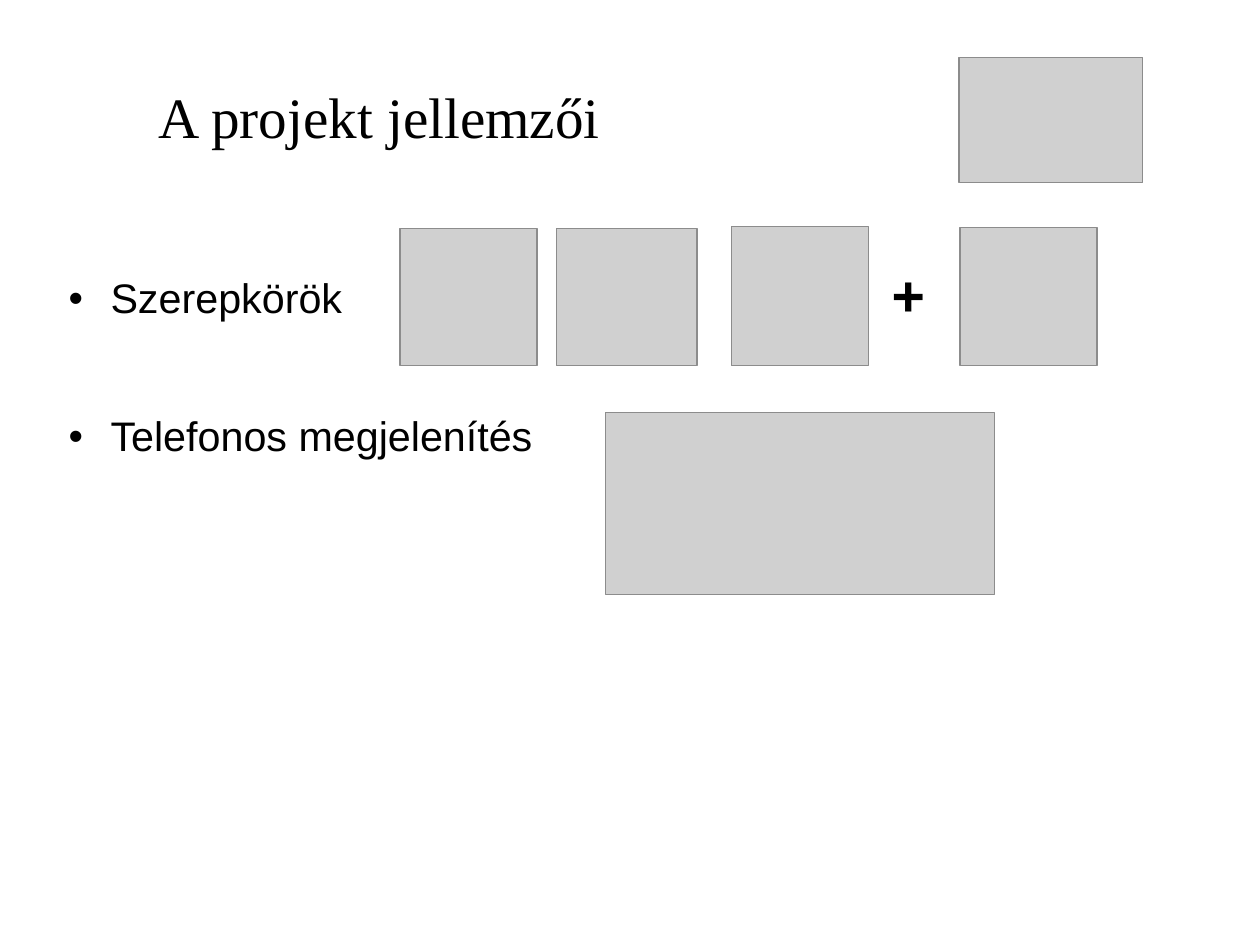
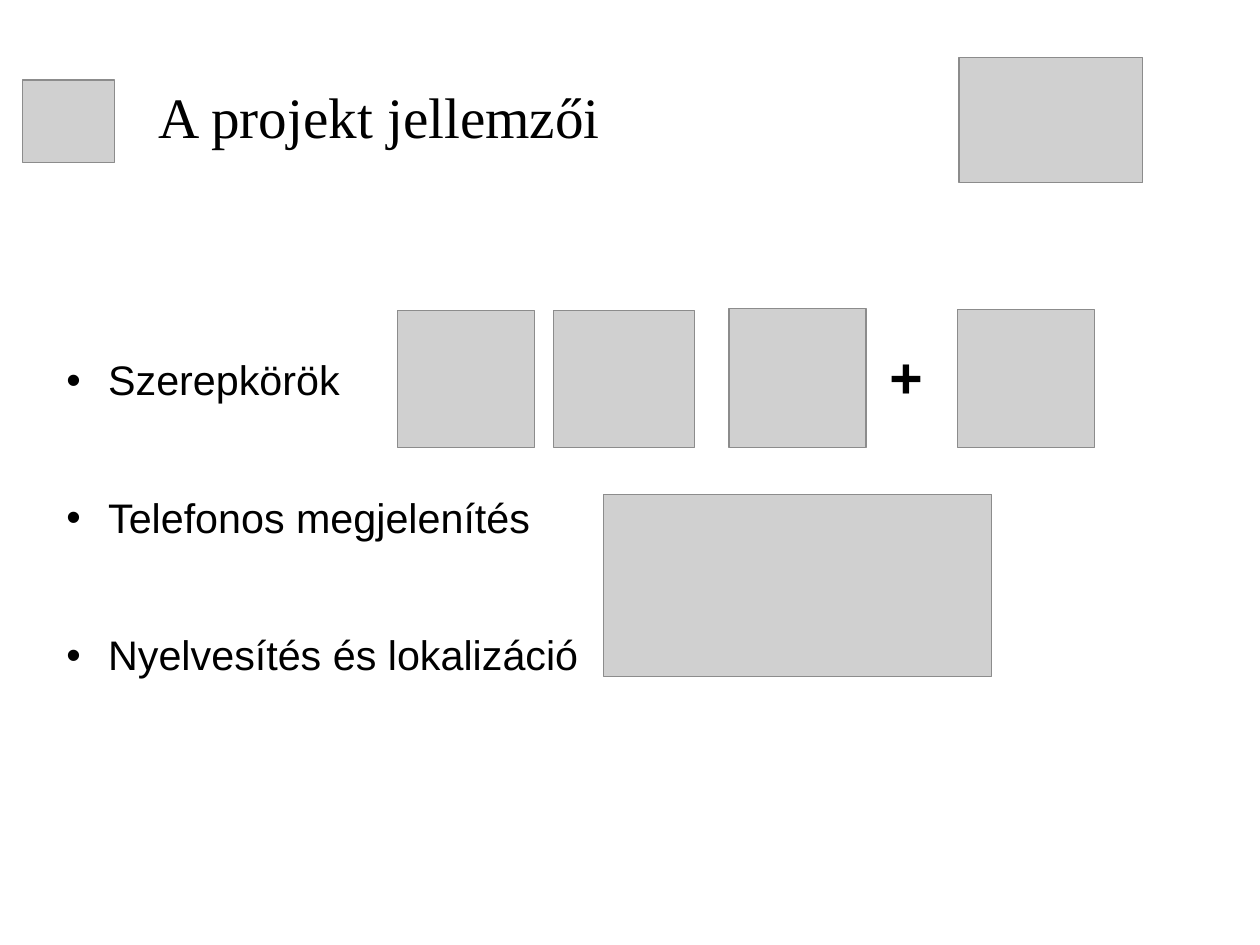
Before and after one commit to necrology27/babybook, a slide deck: slide 6 of prezentation/1. LeadingSoft_projekt.ppt. Drawn at 1260x945 pixels with LibreOffice and Linux fonts; fonts in the diff are those of the drawing; grey boxes stand for pictures; background and template pictures are left out. Boxes give left, top, right and bottom in pixels: in the first picture for what was removed or moved away, otherwise in the second. Text is boxed around its words. In the diff, an @@ line names an element or a change of style, - is before the commit and + after.

```diff
--- a/prezentation/1. LeadingSoft_projekt.ppt
+++ b/prezentation/1. LeadingSoft_projekt.ppt
@@ picture added at bbox=[23, 80, 114, 162] @@
@@ picture: place and size @@
-picture at bbox=[732, 226, 869, 366]
+picture at bbox=[729, 309, 867, 448]
@@ text "Szerepkörök": place and size @@
-text "Szerepkörök" at bbox=[111, 283, 533, 459]
+text "Szerepkörök" at bbox=[108, 365, 578, 678]
@@ 4 pictures, 1 text: place and size @@
-4 pictures, 1 text at bbox=[400, 228, 1098, 595]
+4 pictures, 1 text at bbox=[398, 310, 1095, 677]
@@ text at bbox=[108, 639, 578, 678]: paragraph added @@
+• Nyelvesítés és lokalizáció
```
Also in this commit, not shown: 6 other slides changed, 1 slide added, 1 slide removed, 5 other files.
